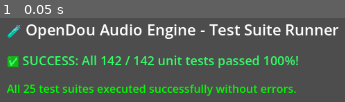
Above: before the commit, frame 1.
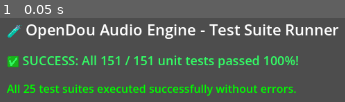
Above: after the commit, the same moment.

Repository: andinodev/opendou
Game: Godot game, scene res://tests/test_runner.tscn
Two runs of this game, one before a commit and one after it. Both use one fixed random seed, a clock stepped at 60 frames per second and the inputs below. This scene is started directly instead of the project's main scene.
Inputs:
- Up to frame 1 (0.05 s): no input

The runs differ from the first frame. In frame 1, 0.5% of the frame differs, in the area x 31-45%, y 45-56%.
Error in both runs: Invalid call. Nonexistent function 'evaluate_fast' in base 'Resource (RTPCBinding)'. (res://tests/test_game_syncs.gd:22)

Commit message:
feat(demos): assemble declarative 3D scene for Cyberpunk Infiltration demo (Task 1)

Diff:
--- /dev/null
+++ b/scenes/demos/07_cyberpunk_infiltration/demo_cyberpunk_infiltration.tscn
@@ -0,0 +1,546 @@
+[gd_scene load_steps=14 format=3 uid="uid://b7cx84j1m89pq"]
+
+[sub_resource type="ProceduralSkyMaterial" id="ProceduralSkyMaterial_sky"]
+sky_top_color = Color(0.04, 0.05, 0.12, 1)
+sky_horizon_color = Color(0.12, 0.08, 0.22, 1)
+ground_bottom_color = Color(0.02, 0.02, 0.04, 1)
+ground_horizon_color = Color(0.12, 0.08, 0.22, 1)
+
+[sub_resource type="Sky" id="Sky_cyberpunk"]
+sky_material = SubResource("ProceduralSkyMaterial_sky")
+
+[sub_resource type="Environment" id="Environment_cyberpunk"]
+background_mode = 2
+sky = SubResource("Sky_cyberpunk")
+ambient_light_source = 3
+ambient_light_color = Color(0.1, 0.14, 0.24, 1)
+ambient_light_energy = 1.2
+tonemap_mode = 2
+glow_enabled = true
+fog_enabled = true
+fog_light_color = Color(0.06, 0.08, 0.15, 1)
+fog_density = 0.015
+
+[sub_resource type="StandardMaterial3D" id="StandardMaterial3D_metal"]
+albedo_color = Color(0.18, 0.22, 0.28, 1)
+metallic = 0.85
+roughness = 0.25
+
+[sub_resource type="StandardMaterial3D" id="StandardMaterial3D_concrete"]
+albedo_color = Color(0.25, 0.27, 0.3, 1)
+roughness = 0.85
+
+[sub_resource type="StandardMaterial3D" id="StandardMaterial3D_neon_cyan"]
+albedo_color = Color(0.0, 0.85, 1.0, 1)
+emission_enabled = true
+emission = Color(0.0, 0.85, 1.0, 1)
+emission_energy_multiplier = 4.0
+
+[sub_resource type="StandardMaterial3D" id="StandardMaterial3D_neon_magenta"]
+albedo_color = Color(1.0, 0.1, 0.65, 1)
+emission_enabled = true
+emission = Color(1.0, 0.1, 0.65, 1)
+emission_energy_multiplier = 4.0
+
+[sub_resource type="StandardMaterial3D" id="StandardMaterial3D_neon_green"]
+albedo_color = Color(0.1, 1.0, 0.4, 1)
+emission_enabled = true
+emission = Color(0.1, 1.0, 0.4, 1)
+emission_energy_multiplier = 3.5
+
+[sub_resource type="StandardMaterial3D" id="StandardMaterial3D_water"]
+transparency = 1
+albedo_color = Color(0.05, 0.25, 0.35, 0.8)
+roughness = 0.05
+
+[sub_resource type="StandardMaterial3D" id="StandardMaterial3D_tile"]
+albedo_color = Color(0.12, 0.14, 0.18, 1)
+roughness = 0.35
+
+[sub_resource type="StandardMaterial3D" id="StandardMaterial3D_warning"]
+albedo_color = Color(0.9, 0.7, 0.1, 1)
+roughness = 0.5
+
+[sub_resource type="CapsuleShape3D" id="CapsuleShape3D_player"]
+radius = 0.5
+height = 1.8
+
+[node name="CyberpunkInfiltrationDemo" type="Node3D"]
+
+[node name="WorldEnvironment" type="WorldEnvironment" parent="."]
+environment = SubResource("Environment_cyberpunk")
+
+[node name="DirectionalLight3D" type="DirectionalLight3D" parent="."]
+transform = Transform3D(0.866025, -0.353553, 0.353553, 0, 0.707107, 0.707107, -0.5, -0.612372, 0.612372, 0, 25, 0)
+light_color = Color(0.65, 0.78, 1, 1)
+light_energy = 0.45
+shadow_enabled = true
+
+[node name="LevelGeometry" type="Node3D" parent="."]
+
+[node name="Sector1_Rooftop" type="Node3D" parent="LevelGeometry"]
+transform = Transform3D(1, 0, 0, 0, 1, 0, 0, 0, 1, -25, 0, 0)
+
+[node name="RooftopFloor" type="CSGBox3D" parent="LevelGeometry/Sector1_Rooftop"]
+transform = Transform3D(1, 0, 0, 0, 1, 0, 0, 0, 1, 0, -0.1, 0)
+use_collision = true
+size = Vector3(30, 0.2, 30)
+material = SubResource("StandardMaterial3D_metal")
+
+[node name="Catwalk1" type="CSGBox3D" parent="LevelGeometry/Sector1_Rooftop"]
+transform = Transform3D(1, 0, 0, 0, 1, 0, 0, 0, 1, 0, 2, -6)
+use_collision = true
+size = Vector3(22, 0.3, 3)
+material = SubResource("StandardMaterial3D_metal")
+
+[node name="Catwalk2" type="CSGBox3D" parent="LevelGeometry/Sector1_Rooftop"]
+transform = Transform3D(1, 0, 0, 0, 1, 0, 0, 0, 1, 0, 4, 6)
+use_collision = true
+size = Vector3(18, 0.3, 3)
+material = SubResource("StandardMaterial3D_metal")
+
+[node name="RooftopWallNorth" type="CSGBox3D" parent="LevelGeometry/Sector1_Rooftop"]
+transform = Transform3D(1, 0, 0, 0, 1, 0, 0, 0, 1, 0, 3, -15)
+use_collision = true
+size = Vector3(30, 6, 1)
+material = SubResource("StandardMaterial3D_concrete")
+
+[node name="RooftopWallSouth" type="CSGBox3D" parent="LevelGeometry/Sector1_Rooftop"]
+transform = Transform3D(1, 0, 0, 0, 1, 0, 0, 0, 1, 0, 3, 15)
+use_collision = true
+size = Vector3(30, 6, 1)
+material = SubResource("StandardMaterial3D_concrete")
+
+[node name="EarlyReflector1" type="CSGBox3D" parent="LevelGeometry/Sector1_Rooftop"]
+transform = Transform3D(1, 0, 0, 0, 1, 0, 0, 0, 1, -14, 3, 0)
+use_collision = true
+size = Vector3(1, 6, 20)
+material = SubResource("StandardMaterial3D_concrete")
+
+[node name="NeonSignCyan" type="CSGBox3D" parent="LevelGeometry/Sector1_Rooftop"]
+transform = Transform3D(1, 0, 0, 0, 1, 0, 0, 0, 1, -13.4, 4, 0)
+size = Vector3(0.2, 1.8, 8)
+material = SubResource("StandardMaterial3D_neon_cyan")
+
+[node name="NeonSignLight" type="OmniLight3D" parent="LevelGeometry/Sector1_Rooftop"]
+transform = Transform3D(1, 0, 0, 0, 1, 0, 0, 0, 1, -12, 4, 0)
+light_color = Color(0, 0.85, 1, 1)
+light_energy = 2.5
+omni_range = 14.0
+
+[node name="RainEmitter" type="AudioStreamPlayer3D" parent="LevelGeometry/Sector1_Rooftop"]
+transform = Transform3D(1, 0, 0, 0, 1, 0, 0, 0, 1, 0, 8, 0)
+autoplay = true
+
+[node name="Sector2_ServerRoom" type="Node3D" parent="LevelGeometry"]
+transform = Transform3D(1, 0, 0, 0, 1, 0, 0, 0, 1, 0, 0, 0)
+
+[node name="ServerFloor" type="CSGBox3D" parent="LevelGeometry/Sector2_ServerRoom"]
+transform = Transform3D(1, 0, 0, 0, 1, 0, 0, 0, 1, 0, -0.1, 0)
+use_collision = true
+size = Vector3(24, 0.2, 20)
+material = SubResource("StandardMaterial3D_tile")
+
+[node name="ServerRoomWalls" type="CSGBox3D" parent="LevelGeometry/Sector2_ServerRoom"]
+transform = Transform3D(1, 0, 0, 0, 1, 0, 0, 0, 1, 0, 3, 0)
+use_collision = true
+size = Vector3(24, 6, 20)
+material = SubResource("StandardMaterial3D_concrete")
+
+[node name="ServerRoomInterior" type="CSGBox3D" parent="LevelGeometry/Sector2_ServerRoom/ServerRoomWalls"]
+operation = 2
+size = Vector3(23.2, 5.8, 19.2)
+material = SubResource("StandardMaterial3D_concrete")
+
+[node name="ServerEntranceCut" type="CSGBox3D" parent="LevelGeometry/Sector2_ServerRoom/ServerRoomWalls"]
+transform = Transform3D(1, 0, 0, 0, 1, 0, 0, 0, 1, -12, -1, 0)
+operation = 2
+size = Vector3(3, 4, 4)
+
+[node name="ServerExitCut" type="CSGBox3D" parent="LevelGeometry/Sector2_ServerRoom/ServerRoomWalls"]
+transform = Transform3D(1, 0, 0, 0, 1, 0, 0, 0, 1, 12, -1, 0)
+operation = 2
+size = Vector3(3, 4, 4)
+
+[node name="ServerAirlockGate" type="CSGBox3D" parent="LevelGeometry/Sector2_ServerRoom"]
+transform = Transform3D(1, 0, 0, 0, 1, 0, 0, 0, 1, -12, 1.8, 0)
+use_collision = true
+size = Vector3(0.4, 3.6, 3.6)
+material = SubResource("StandardMaterial3D_warning")
+
+[node name="ServerRack1" type="CSGBox3D" parent="LevelGeometry/Sector2_ServerRoom"]
+transform = Transform3D(1, 0, 0, 0, 1, 0, 0, 0, 1, -5, 2, -5)
+use_collision = true
+size = Vector3(2, 4, 6)
+material = SubResource("StandardMaterial3D_metal")
+
+[node name="ServerRack2" type="CSGBox3D" parent="LevelGeometry/Sector2_ServerRoom"]
+transform = Transform3D(1, 0, 0, 0, 1, 0, 0, 0, 1, 5, 2, -5)
+use_collision = true
+size = Vector3(2, 4, 6)
+material = SubResource("StandardMaterial3D_metal")
+
+[node name="ServerRack3" type="CSGBox3D" parent="LevelGeometry/Sector2_ServerRoom"]
+transform = Transform3D(1, 0, 0, 0, 1, 0, 0, 0, 1, 0, 2, 5)
+use_collision = true
+size = Vector3(6, 4, 2)
+material = SubResource("StandardMaterial3D_metal")
+
+[node name="ServerEmitter" type="AudioStreamPlayer3D" parent="LevelGeometry/Sector2_ServerRoom"]
+transform = Transform3D(1, 0, 0, 0, 1, 0, 0, 0, 1, 0, 2, 0)
+autoplay = true
+
+[node name="ServerLight" type="OmniLight3D" parent="LevelGeometry/Sector2_ServerRoom"]
+transform = Transform3D(1, 0, 0, 0, 1, 0, 0, 0, 1, 0, 4, 0)
+light_color = Color(0.1, 1, 0.4, 1)
+light_energy = 2.2
+omni_range = 12.0
+
+[node name="Sector3_FloodedDrainage" type="Node3D" parent="LevelGeometry"]
+transform = Transform3D(1, 0, 0, 0, 1, 0, 0, 0, 1, 25, 0, 0)
+
+[node name="DrainageFloor" type="CSGBox3D" parent="LevelGeometry/Sector3_FloodedDrainage"]
+transform = Transform3D(1, 0, 0, 0, 1, 0, 0, 0, 1, 0, -0.1, 0)
+use_collision = true
+size = Vector3(24, 0.2, 16)
+material = SubResource("StandardMaterial3D_concrete")
+
+[node name="DrainageTunnel" type="CSGBox3D" parent="LevelGeometry/Sector3_FloodedDrainage"]
+transform = Transform3D(1, 0, 0, 0, 1, 0, 0, 0, 1, 0, 2.5, 0)
+use_collision = true
+size = Vector3(24, 5, 16)
+material = SubResource("StandardMaterial3D_concrete")
+
+[node name="DrainageInterior" type="CSGBox3D" parent="LevelGeometry/Sector3_FloodedDrainage/DrainageTunnel"]
+operation = 2
+size = Vector3(23.4, 4.8, 15.4)
+material = SubResource("StandardMaterial3D_concrete")
+
+[node name="DrainageEntranceCut" type="CSGBox3D" parent="LevelGeometry/Sector3_FloodedDrainage/DrainageTunnel"]
+transform = Transform3D(1, 0, 0, 0, 1, 0, 0, 0, 1, -12, -1, 0)
+operation = 2
+size = Vector3(3, 4, 4)
+
+[node name="DrainageExitCut" type="CSGBox3D" parent="LevelGeometry/Sector3_FloodedDrainage/DrainageTunnel"]
+transform = Transform3D(1, 0, 0, 0, 1, 0, 0, 0, 1, 12, -1, 0)
+operation = 2
+size = Vector3(3, 4, 4)
+
+[node name="WaterPlane" type="CSGBox3D" parent="LevelGeometry/Sector3_FloodedDrainage"]
+transform = Transform3D(1, 0, 0, 0, 1, 0, 0, 0, 1, 0, 0.1, 0)
+use_collision = true
+size = Vector3(22, 0.2, 14)
+material = SubResource("StandardMaterial3D_water")
+
+[node name="WaterEmitter" type="AudioStreamPlayer3D" parent="LevelGeometry/Sector3_FloodedDrainage"]
+transform = Transform3D(1, 0, 0, 0, 1, 0, 0, 0, 1, 0, 0.5, 0)
+autoplay = true
+
+[node name="DrainageLight" type="OmniLight3D" parent="LevelGeometry/Sector3_FloodedDrainage"]
+transform = Transform3D(1, 0, 0, 0, 1, 0, 0, 0, 1, 0, 3, 0)
+light_color = Color(0.2, 0.5, 0.9, 1)
+light_energy = 1.8
+omni_range = 10.0
+
+[node name="Sector4_ExtractionArena" type="Node3D" parent="LevelGeometry"]
+transform = Transform3D(1, 0, 0, 0, 1, 0, 0, 0, 1, 50, 0, 0)
+
+[node name="HelipadFloor" type="CSGBox3D" parent="LevelGeometry/Sector4_ExtractionArena"]
+transform = Transform3D(1, 0, 0, 0, 1, 0, 0, 0, 1, 0, -0.1, 0)
+use_collision = true
+size = Vector3(30, 0.2, 30)
+material = SubResource("StandardMaterial3D_concrete")
+
+[node name="HelipadRing" type="CSGCylinder3D" parent="LevelGeometry/Sector4_ExtractionArena"]
+transform = Transform3D(1, 0, 0, 0, 1, 0, 0, 0, 1, 0, 0.05, 0)
+radius = 8.0
+height = 0.1
+material = SubResource("StandardMaterial3D_warning")
+
+[node name="Pillar1" type="CSGBox3D" parent="LevelGeometry/Sector4_ExtractionArena"]
+transform = Transform3D(1, 0, 0, 0, 1, 0, 0, 0, 1, -6, 3, -6)
+use_collision = true
+size = Vector3(2.5, 6, 2.5)
+material = SubResource("StandardMaterial3D_concrete")
+
+[node name="Pillar2" type="CSGBox3D" parent="LevelGeometry/Sector4_ExtractionArena"]
+transform = Transform3D(1, 0, 0, 0, 1, 0, 0, 0, 1, 6, 3, -6)
+use_collision = true
+size = Vector3(2.5, 6, 2.5)
+material = SubResource("StandardMaterial3D_concrete")
+
+[node name="Pillar3" type="CSGBox3D" parent="LevelGeometry/Sector4_ExtractionArena"]
+transform = Transform3D(1, 0, 0, 0, 1, 0, 0, 0, 1, -6, 3, 6)
+use_collision = true
+size = Vector3(2.5, 6, 2.5)
+material = SubResource("StandardMaterial3D_concrete")
+
+[node name="Pillar4" type="CSGBox3D" parent="LevelGeometry/Sector4_ExtractionArena"]
+transform = Transform3D(1, 0, 0, 0, 1, 0, 0, 0, 1, 6, 3, 6)
+use_collision = true
+size = Vector3(2.5, 6, 2.5)
+material = SubResource("StandardMaterial3D_concrete")
+
+[node name="CoverBarrier1" type="CSGBox3D" parent="LevelGeometry/Sector4_ExtractionArena"]
+transform = Transform3D(1, 0, 0, 0, 1, 0, 0, 0, 1, 0, 1, -10)
+use_collision = true
+size = Vector3(10, 2, 1)
+material = SubResource("StandardMaterial3D_metal")
+
+[node name="CoverBarrier2" type="CSGBox3D" parent="LevelGeometry/Sector4_ExtractionArena"]
+transform = Transform3D(1, 0, 0, 0, 1, 0, 0, 0, 1, 0, 1, 10)
+use_collision = true
+size = Vector3(10, 2, 1)
+material = SubResource("StandardMaterial3D_metal")
+
+[node name="Turret1" type="CSGBox3D" parent="LevelGeometry/Sector4_ExtractionArena"]
+transform = Transform3D(1, 0, 0, 0, 1, 0, 0, 0, 1, -10, 1.5, 0)
+use_collision = true
+size = Vector3(2, 3, 2)
+material = SubResource("StandardMaterial3D_metal")
+
+[node name="Turret2" type="CSGBox3D" parent="LevelGeometry/Sector4_ExtractionArena"]
+transform = Transform3D(1, 0, 0, 0, 1, 0, 0, 0, 1, 10, 1.5, 0)
+use_collision = true
+size = Vector3(2, 3, 2)
+material = SubResource("StandardMaterial3D_metal")
+
+[node name="TurretEmitter" type="AudioStreamPlayer3D" parent="LevelGeometry/Sector4_ExtractionArena"]
+transform = Transform3D(1, 0, 0, 0, 1, 0, 0, 0, 1, 10, 2.5, 0)
+autoplay = true
+
+[node name="RadioBeaconEmitter" type="AudioStreamPlayer3D" parent="LevelGeometry/Sector4_ExtractionArena"]
+transform = Transform3D(1, 0, 0, 0, 1, 0, 0, 0, 1, 0, 4, 0)
+autoplay = true
+
+[node name="ArenaBeaconLight" type="OmniLight3D" parent="LevelGeometry/Sector4_ExtractionArena"]
+transform = Transform3D(1, 0, 0, 0, 1, 0, 0, 0, 1, 0, 6, 0)
+light_color = Color(1, 0.1, 0.65, 1)
+light_energy = 3.5
+omni_range = 16.0
+
+[node name="ChaosEmittersParent" type="Node3D" parent="LevelGeometry"]
+transform = Transform3D(1, 0, 0, 0, 1, 0, 0, 0, 1, 0, 0, 0)
+
+[node name="Player" type="CharacterBody3D" parent="."]
+transform = Transform3D(1, 0, 0, 0, 1, 0, 0, 0, 1, -25, 1, 0)
+
+[node name="CollisionShape3D" type="CollisionShape3D" parent="Player"]
+shape = SubResource("CapsuleShape3D_player")
+
+[node name="Camera3D" type="Camera3D" parent="Player"]
+transform = Transform3D(1, 0, 0, 0, 1, 0, 0, 0, 1, 0, 0.7, 0)
+current = true
+
+[node name="AudioListener3D" type="AudioListener3D" parent="Player/Camera3D"]
+current = true
+
+[node name="MuzzleLight" type="OmniLight3D" parent="Player/Camera3D"]
+transform = Transform3D(1, 0, 0, 0, 1, 0, 0, 0, 1, 0.3, -0.2, -0.8)
+visible = false
+light_color = Color(1, 0.8, 0.2, 1)
+light_energy = 3.0
+omni_range = 8.0
+
+[node name="FloorRay" type="RayCast3D" parent="Player"]
+target_position = Vector3(0, -1.2, 0)
+
+[node name="FootstepAudio" type="AudioStreamPlayer" parent="Player"]
+
+[node name="WeaponAudio" type="AudioStreamPlayer" parent="Player"]
+
+[node name="RadioAudio" type="AudioStreamPlayer" parent="Player"]
+
+[node name="TacticalHUD" type="CanvasLayer" parent="."]
+
+[node name="TopBar" type="PanelContainer" parent="TacticalHUD"]
+anchors_preset = 10
+anchor_right = 1.0
+offset_bottom = 56.0
+grow_horizontal = 2
+
+[node name="Margin" type="MarginContainer" parent="TacticalHUD/TopBar"]
+layout_mode = 2
+theme_override_constants/margin_left = 16
+theme_override_constants/margin_top = 8
+theme_override_constants/margin_right = 16
+theme_override_constants/margin_bottom = 8
+
+[node name="HBox" type="HBoxContainer" parent="TacticalHUD/TopBar/Margin"]
+layout_mode = 2
+theme_override_constants/separation = 12
+
+[node name="Title" type="Label" parent="TacticalHUD/TopBar/Margin/HBox"]
+layout_mode = 2
+theme_override_font_sizes/font_size = 17
+text = "🌃 OpenDou AAA Showcase: Cyberpunk Infiltration (Sector 7)"
+
+[node name="Spacer" type="Control" parent="TacticalHUD/TopBar/Margin/HBox"]
+layout_mode = 2
+size_flags_horizontal = 3
+
+[node name="BtnSector1" type="Button" parent="TacticalHUD/TopBar/Margin/HBox"]
+layout_mode = 2
+text = "📍 1. Rooftop"
+
+[node name="BtnSector2" type="Button" parent="TacticalHUD/TopBar/Margin/HBox"]
+layout_mode = 2
+text = "📍 2. Server Room"
+
+[node name="BtnSector3" type="Button" parent="TacticalHUD/TopBar/Margin/HBox"]
+layout_mode = 2
+text = "📍 3. Drainage"
+
+[node name="BtnSector4" type="Button" parent="TacticalHUD/TopBar/Margin/HBox"]
+layout_mode = 2
+text = "📍 4. Extraction"
+
+[node name="BtnBack" type="Button" parent="TacticalHUD/TopBar/Margin/HBox"]
+layout_mode = 2
+text = "◀ Back to Hub"
+
+[node name="HUDPanel" type="PanelContainer" parent="TacticalHUD"]
+anchors_preset = 1
+anchor_left = 1.0
+anchor_right = 1.0
+offset_left = -370.0
+offset_top = 68.0
+offset_right = -16.0
+offset_bottom = 360.0
+grow_horizontal = 0
+
+[node name="Margin" type="MarginContainer" parent="TacticalHUD/HUDPanel"]
+layout_mode = 2
+theme_override_constants/margin_left = 14
+theme_override_constants/margin_top = 14
+theme_override_constants/margin_right = 14
+theme_override_constants/margin_bottom = 14
+
+[node name="VBox" type="VBoxContainer" parent="TacticalHUD/HUDPanel/Margin"]
+layout_mode = 2
+theme_override_constants/separation = 7
+
+[node name="HUDTitle" type="Label" parent="TacticalHUD/HUDPanel/Margin/VBox"]
+layout_mode = 2
+theme_override_font_sizes/font_size = 15
+text = "📊 Live Tactical Audio Telemetry"
+
+[node name="HSeparator" type="HSeparator" parent="TacticalHUD/HUDPanel/Margin/VBox"]
+layout_mode = 2
+
+[node name="LblSector" type="Label" parent="TacticalHUD/HUDPanel/Margin/VBox"]
+layout_mode = 2
+text = "Active Sector: Sector 1 (Rooftop)"
+
+[node name="LblSurface" type="Label" parent="TacticalHUD/HUDPanel/Margin/VBox"]
+layout_mode = 2
+text = "Ground Surface: Metal"
+
+[node name="LblAcoustics" type="Label" parent="TacticalHUD/HUDPanel/Margin/VBox"]
+layout_mode = 2
+text = "Acoustics: Rooftop Outdoor (RT60: 0.2s, LPF: 20000Hz)"
+
+[node name="LblAirlock" type="Label" parent="TacticalHUD/HUDPanel/Margin/VBox"]
+layout_mode = 2
+text = "Server Airlock: Closed (Diffraction: 450Hz)"
+
+[node name="LblVoices" type="Label" parent="TacticalHUD/HUDPanel/Margin/VBox"]
+layout_mode = 2
+text = "Voice Pool: 16 Physical / 0 Virtual (Cap: 16)"
+
+[node name="LblDucking" type="Label" parent="TacticalHUD/HUDPanel/Margin/VBox"]
+layout_mode = 2
+text = "Sidechain Ducking: -0.0 dB (Music -> Voice)"
+
+[node name="LblMusic" type="Label" parent="TacticalHUD/HUDPanel/Margin/VBox"]
+layout_mode = 2
+text = "Music Stem: Stealth (Intensity: 0.0)"
+
+[node name="LblDSP" type="Label" parent="TacticalHUD/HUDPanel/Margin/VBox"]
+layout_mode = 2
+text = "DSP Frame Time: 0.12 ms"
+
+[node name="RadarContainer" type="PanelContainer" parent="TacticalHUD"]
+anchors_preset = 3
+anchor_left = 1.0
+anchor_top = 1.0
+anchor_right = 1.0
+anchor_bottom = 1.0
+offset_left = -270.0
+offset_top = -290.0
+offset_right = -16.0
+offset_bottom = -100.0
+grow_horizontal = 0
+grow_vertical = 0
+
+[node name="Margin" type="MarginContainer" parent="TacticalHUD/RadarContainer"]
+layout_mode = 2
+theme_override_constants/margin_left = 10
+theme_override_constants/margin_top = 10
+theme_override_constants/margin_right = 10
+theme_override_constants/margin_bottom = 10
+
+[node name="RadarVBox" type="VBoxContainer" parent="TacticalHUD/RadarContainer/Margin"]
+layout_mode = 2
+
+[node name="RadarTitle" type="Label" parent="TacticalHUD/RadarContainer/Margin/RadarVBox"]
+layout_mode = 2
+theme_override_font_sizes/font_size = 13
+text = "📡 Spatial Acoustic Radar"
+
+[node name="RadarView" type="Control" parent="TacticalHUD/RadarContainer/Margin/RadarVBox"]
+custom_minimum_size = Vector2(230, 140)
+layout_mode = 2
+size_flags_vertical = 3
+
+[node name="BottomBar" type="PanelContainer" parent="TacticalHUD"]
+anchors_preset = 12
+anchor_top = 1.0
+anchor_right = 1.0
+anchor_bottom = 1.0
+offset_top = -84.0
+grow_horizontal = 2
+grow_vertical = 0
+
+[node name="Margin" type="MarginContainer" parent="TacticalHUD/BottomBar"]
+layout_mode = 2
+theme_override_constants/margin_left = 16
+theme_override_constants/margin_top = 10
+theme_override_constants/margin_right = 16
+theme_override_constants/margin_bottom = 10
+
+[node name="HBox" type="HBoxContainer" parent="TacticalHUD/BottomBar/Margin"]
+layout_mode = 2
+theme_override_constants/separation = 10
+
+[node name="LblControls" type="Label" parent="TacticalHUD/BottomBar/Margin/HBox"]
+layout_mode = 2
+text = "Controls: [WASD] Move • [Click] Shoot • [Tab] Toggle Airlock • [B] 250-Voice Siege"
+
+[node name="Spacer" type="Control" parent="TacticalHUD/BottomBar/Margin/HBox"]
+layout_mode = 2
+size_flags_horizontal = 3
+
+[node name="BtnToggleAirlock" type="Button" parent="TacticalHUD/BottomBar/Margin/HBox"]
+layout_mode = 2
+text = "🚪 Toggle Airlock"
+
+[node name="BtnBombardment" type="Button" parent="TacticalHUD/BottomBar/Margin/HBox"]
+layout_mode = 2
+text = "💥 250-Voice Siege"
+
+[node name="BtnLangEN" type="Button" parent="TacticalHUD/BottomBar/Margin/HBox"]
+layout_mode = 2
+text = "🇬🇧 EN"
+
+[node name="BtnLangES" type="Button" parent="TacticalHUD/BottomBar/Margin/HBox"]
+layout_mode = 2
+text = "🇪🇸 ES"
+
+[node name="BtnLangJA" type="Button" parent="TacticalHUD/BottomBar/Margin/HBox"]
+layout_mode = 2
+text = "🇯🇵 JA"
+
+[node name="BtnLangZH" type="Button" parent="TacticalHUD/BottomBar/Margin/HBox"]
+layout_mode = 2
+text = "🇨🇳 ZH"
--- a/tests/test_all.gd
+++ b/tests/test_all.gd
@@ -33,6 +33,7 @@
 const TestDSPAdvancedClass = preload("res://tests/test_dsp_advanced.gd")
 const TestProfilerRewindClass = preload("res://tests/test_profiler_rewind.gd")
 const TestStudioAdvancedUIClass = preload("res://tests/test_studio_advanced_ui.gd")
+const TestCyberpunkDemoClass = preload("res://tests/test_cyberpunk_demo.gd")
 
 static func run_suite() -> Dictionary:
 	var total_tests: int = 0
@@ -166,6 +167,10 @@
 	total_tests += 8
 	all_failures.append_array(r32)
 
+	var r33 = TestCyberpunkDemoClass.run_all()
+	total_tests += 9
+	all_failures.append_array(r33)
+
 	return {
 		"total": total_tests,
 		"failures": all_failures,
--- /dev/null
+++ b/tests/test_cyberpunk_demo.gd
@@ -0,0 +1,49 @@
+class_name TestCyberpunkDemo
+extends RefCounted
+
+const SCENE_PATH: String = "res://scenes/demos/07_cyberpunk_infiltration/demo_cyberpunk_infiltration.tscn"
+
+static func run_all() -> Array[String]:
+	var failures: Array[String] = []
+
+	# Test 1: File existence
+	if not ResourceLoader.exists(SCENE_PATH):
+		failures.append("Test 1a Failed: demo_cyberpunk_infiltration.tscn does not exist")
+		return failures
+
+	# Test 2: PackedScene loading
+	var scene_res = load(SCENE_PATH)
+	if not scene_res or not (scene_res is PackedScene):
+		failures.append("Test 1b Failed: demo_cyberpunk_infiltration.tscn failed to load as PackedScene")
+		return failures
+
+	# Test 3: Scene instantiation
+	var instance = scene_res.instantiate()
+	if not instance:
+		failures.append("Test 1c Failed: demo_cyberpunk_infiltration scene instantiation failed")
+		return failures
+
+	# Test 4: Sector 1 & Sector 2 presence
+	if not instance.has_node("LevelGeometry/Sector1_Rooftop") or not instance.has_node("LevelGeometry/Sector2_ServerRoom"):
+		failures.append("Test 1d Failed: Scene missing Sector 1 or Sector 2 geometry nodes")
+
+	# Test 5: Sector 3 & Sector 4 presence
+	if not instance.has_node("LevelGeometry/Sector3_FloodedDrainage") or not instance.has_node("LevelGeometry/Sector4_ExtractionArena"):
+		failures.append("Test 1e Failed: Scene missing Sector 3 or Sector 4 geometry nodes")
+
+	# Test 6: TacticalHUD CanvasLayer presence
+	if not instance.has_node("TacticalHUD"):
+		failures.append("Test 1f Failed: Scene missing TacticalHUD CanvasLayer node")
+
+	# Test 7: Player controller, Camera3D, and AudioListener3D
+	if not instance.has_node("Player") or not instance.has_node("Player/Camera3D") or not instance.has_node("Player/Camera3D/AudioListener3D"):
+		failures.append("Test 1g Failed: Scene missing Player, Camera3D, or AudioListener3D")
+
+	# Test 8: Emitters presence
+	if not instance.has_node("LevelGeometry/Sector1_Rooftop/RainEmitter") or not instance.has_node("LevelGeometry/Sector2_ServerRoom/ServerEmitter"):
+		failures.append("Test 1h Failed: Scene missing RainEmitter or ServerEmitter")
+	if not instance.has_node("LevelGeometry/Sector3_FloodedDrainage/WaterEmitter") or not instance.has_node("LevelGeometry/Sector4_ExtractionArena/TurretEmitter"):
+		failures.append("Test 1i Failed: Scene missing WaterEmitter or TurretEmitter")
+
+	instance.free()
+	return failures
--- a/tests/test_runner_cli.gd
+++ b/tests/test_runner_cli.gd
@@ -2,13 +2,25 @@
 
 const TestAllClass = preload("res://tests/test_all.gd")
 
+var _has_run: bool = false
+
 func _init() -> void:
+	_run()
+
+func _initialize() -> void:
+	_run()
+
+func _run() -> void:
+	if _has_run:
+		return
+	_has_run = true
 	var res = TestAllClass.run_suite()
 	var total: int = res["total"]
 	var passed: int = res["passed"]
 	var failures: Array = res["failures"]
 
-	var file = FileAccess.open("res://test_results.log", FileAccess.WRITE)
+	var log_path = ProjectSettings.globalize_path("res://test_results.log")
+	var file = FileAccess.open(log_path, FileAccess.WRITE)
 	if file:
 		if failures.is_empty():
 			file.store_string("STATUS: PASSED\nTOTAL: %d\nPASSED: %d\nFAILURES: 0\n" % [total, passed])
